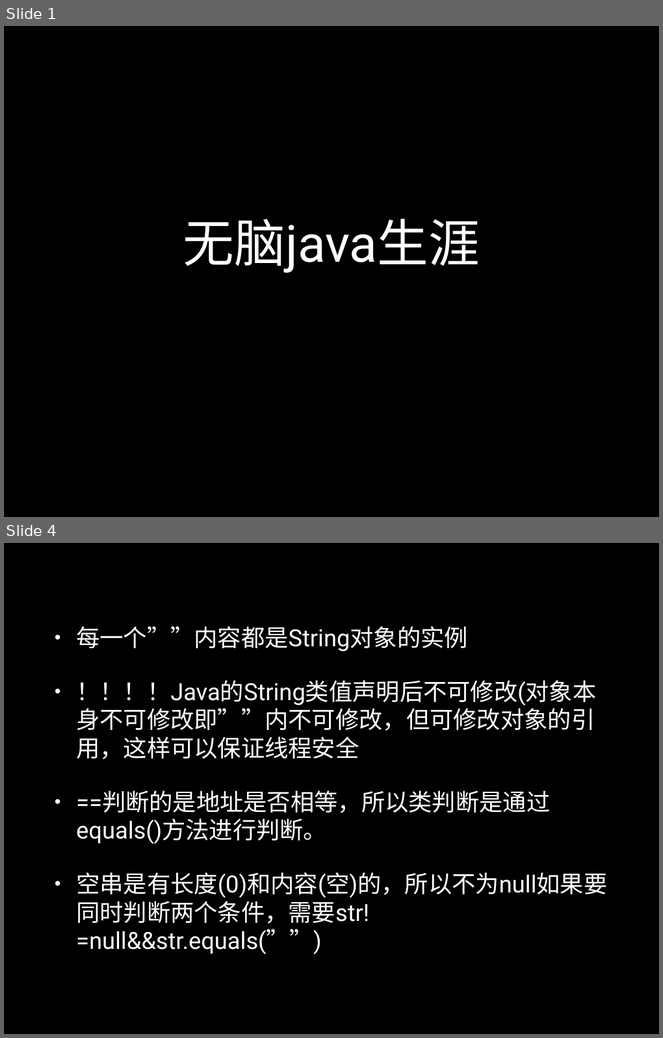
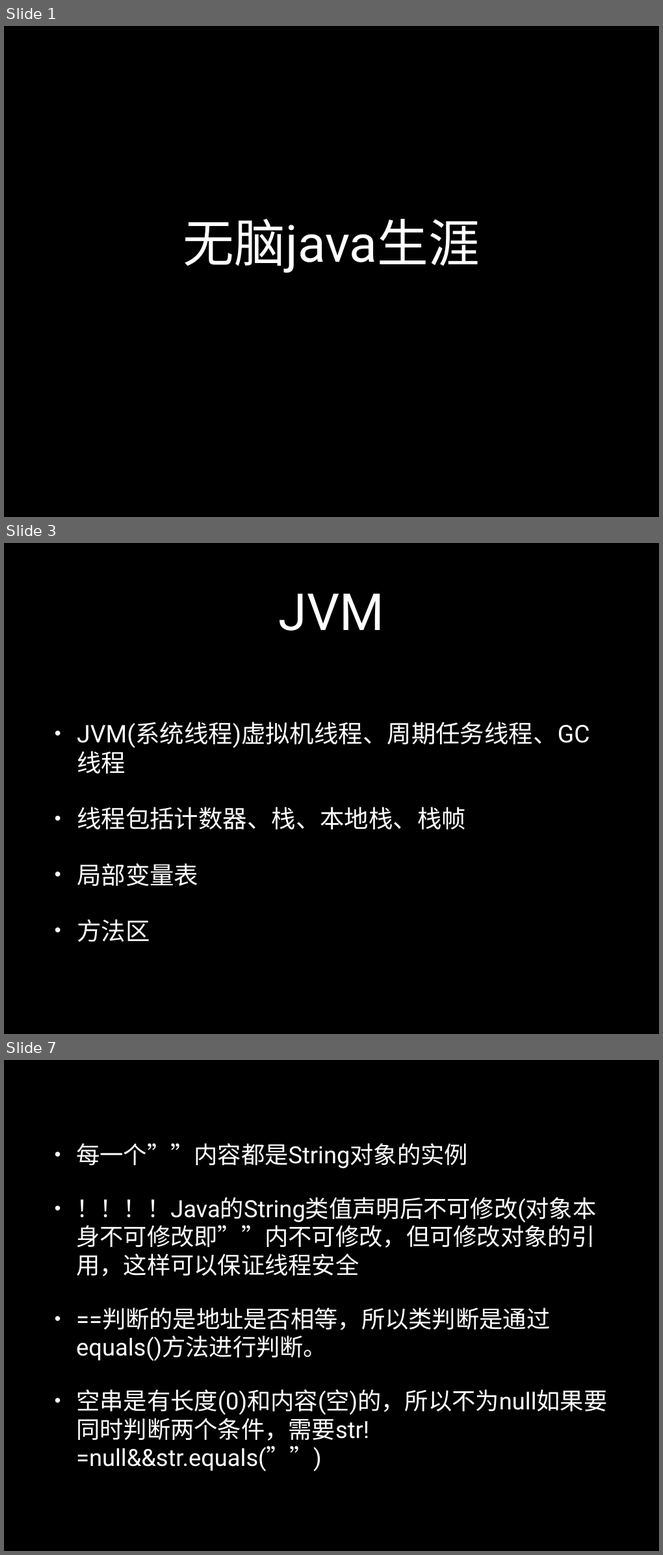
Before and after one commit to luxxxxxx/SummerCamp2016, a slide deck: src/Java/java1.pptx. Shown one above the other, each under a label of ours: slides 1 and 4 before the commit, slides 1, 3 and 7 after it; the slides between them are not shown. The pictures are 663x1038 and 663x1555 pixels, drawn with LibreOffice and Linux fonts; fonts in the diff are those of the drawing. Boxes give left, top, right and bottom in pixels: in the first picture for what was removed or moved away, otherwise in the second. Text is boxed around its words. In the diff, an @@ line names an element or a change of style, - is before the commit and + after.

```diff
--- a/src/Java/java1.pptx
+++ b/src/Java/java1.pptx
@@ slide 3 added at bbox=[4, 543, 659, 1034], background #000000 @@
@@ title added at bbox=[279, 594, 384, 631], 80 pt, text #FFFFFF @@
+JVM
@@ text added at bbox=[77, 722, 590, 942], 38 pt, text #FFFFFF @@
+• JVM(系统线程)虚拟机线程、周期任务线程、GC线程
+• 线程包括计数器、栈、本地栈、栈帧
+• 局部变量表
+• 方法区
@@ what was slide 4 is now slide 7 @@
```
Also in this commit, not shown: 6 slides changed, 9 other slides added, 1 other file.
